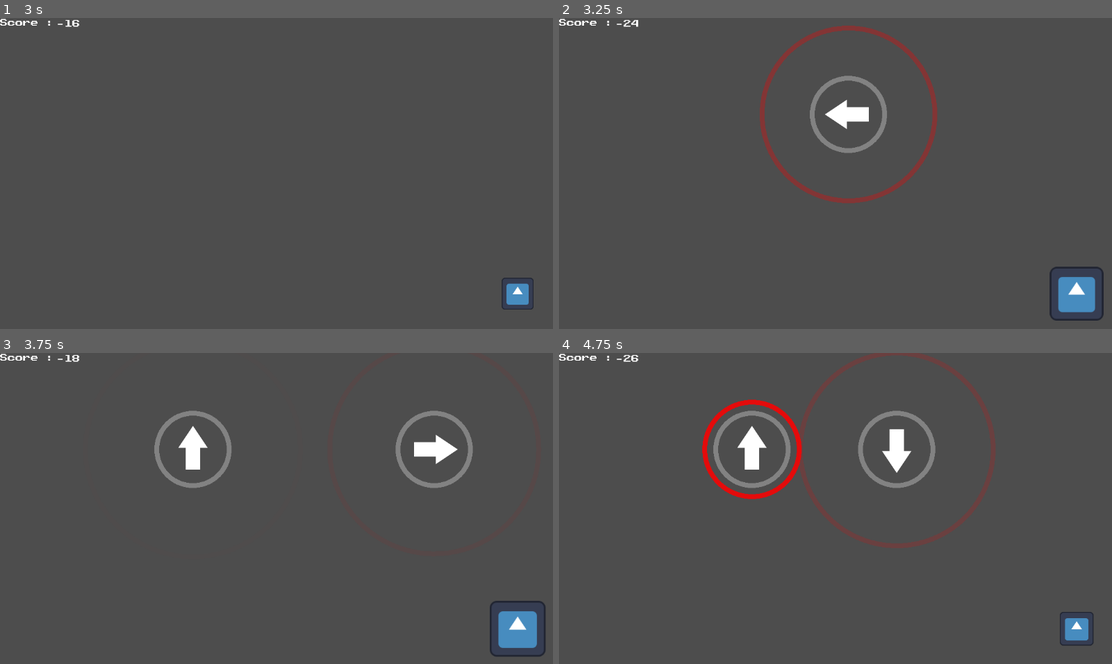
Above: before the commit, frames 1-4 (two rows, left to right).
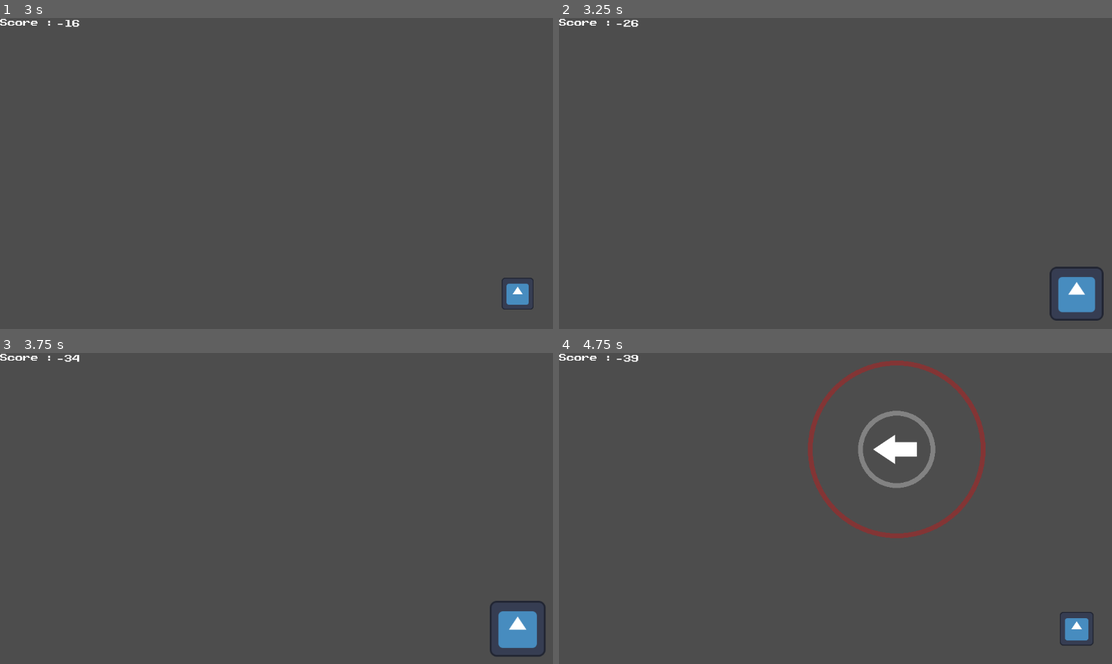
Above: after the commit, the same moments.

Repository: Mastoast/AntiCapitalism
Game: Godot game, scene res://scenes/test_scene.tscn
Two runs of this game, one before a commit and one after it. Both use one fixed random seed, a clock stepped at 60 frames per second and the inputs below. The engine's default icon, where the game draws it, is replaced by a stand-in: a white triangle on a blue panel in a dark square. Sound files missing from this copy of the repository are replaced by a short silence.
Inputs:
- Up to frame 1 (3 s): tap Enter (ui_accept) at 0.5, 0.77, 1.52 s; hold D (input_right) 0.53-1.28 s; hold Space (input_begin) 0.53-1.28 s; tap E (input_action) at 0.6, 1.55, 2.1 s; hold Down (input_down) 1.28-2.03 s; tap Space (input_begin) at 1.35, 2.85 s; hold D (input_right) 2.03-2.78 s; hold Space (input_begin) 2.03-2.78 s; hold Up (input_up) from 2.78 s (still down)
- Up to frame 2 (3.25 s): keep holding Up (input_up); tap Enter (ui_accept) at 3.02 s; tap E (input_action) at 3.05 s
- Up to frame 3 (3.75 s): release Up (input_up) at 3.53 s; hold Left (input_left) from 3.53 s (still down); hold Space (input_begin) from 3.53 s (still down); tap E (input_action) at 3.6 s
- Up to frame 4 (4.75 s): keep holding Left (input_left); tap Enter (ui_accept) at 3.77, 4.52 s; release Space (input_begin) at 4.28 s; tap Space (input_begin) at 4.35 s; tap E (input_action) at 4.55 s

Frame 1 is identical in both runs. In frame 2, 2.6% of the frame differs, in the area x 13-69%, y 0-60%; in frame 3, 2.1%; in frame 4, 5.3%, in the area x 11-79%, y 0-63%.

Commit message:
Add E action

Diff:
--- a/objects/qte.tscn
+++ b/objects/qte.tscn
@@ -20,6 +20,6 @@
 grow_horizontal = 2
 grow_vertical = 2
 
-[node name="DirectionArrowSprite" type="Sprite2D" parent="."]
+[node name="Sprite" type="Sprite2D" parent="."]
 scale = Vector2(0.4, 0.4)
 texture = ExtResource("2_2v87f")
--- a/scripts/Pattern.gd
+++ b/scripts/Pattern.gd
@@ -4,7 +4,11 @@
 	{"input": "input_left", "delay": 1.0, "position": Vector2(200, 200), "timer": 1.0},
 	{"input": "input_right", "delay": 2.0, "position": Vector2(500, 200), "timer": 1.0},
 	{"input": "input_up", "delay": 3.0, "position": Vector2(200, 500), "timer": 2.0},
-	{"input": "input_down", "delay": 3.5, "position": Vector2(800, 500), "timer": 1.0}
+	{"input": "input_down", "delay": 3.5, "position": Vector2(800, 500), "timer": 1.0},
+	{"input": "input_action", "delay": 5.0, "position": Vector2(800, 500), "timer": 1.0},
+	{"input": "input_left", "delay": 5.5, "position": Vector2(200, 200), "timer": 1.0},
+	{"input": "input_action", "delay": 7.0, "position": Vector2(200, 200), "timer": 1.0},
+	{"input": "input_left", "delay": 7.5, "position": Vector2(200, 200), "timer": 1.0}
 ]
 
 const pattern2 = [
--- a/scripts/qte.gd
+++ b/scripts/qte.gd
@@ -9,8 +9,16 @@
 signal qte_succeed
 signal qte_failed
 
-const sprite_dict = {"input_up" : {"rotation": 0}, "input_down" : {"rotation": 180},
-	"input_left" : {"rotation": -90}, "input_right" : {"rotation": 90}}
+var arrow_texture = load("res://sprites/direction_arrow.png")
+var e_texture = load("res://sprites/e_action.png")
+
+const sprite_dict = {
+	"input_up" : {"rotation": 0},
+	"input_down" : {"rotation": 180},
+	"input_left" : {"rotation": -90},
+	"input_right" : {"rotation": 90},
+	"input_action": {"rotation": 0}
+}
 
 var counter = 0.0
 var timer := 1.0
@@ -20,7 +28,11 @@
 	self.timer = timer
 	self.expected_action = action
 	$TextEdit.text = action
-	$DirectionArrowSprite.rotation_degrees = sprite_dict[action]["rotation"]
+	if action == "input_action":
+		$Sprite.texture = e_texture
+	else:
+		$Sprite.texture = arrow_texture
+	$Sprite.rotation_degrees = sprite_dict[action]["rotation"]
 
 func _ready():
 	pass
--- a/scripts/test_scene.gd
+++ b/scripts/test_scene.gd
@@ -48,7 +48,7 @@
 	add_child(new_qte)
 
 func _input(event):
-	if event.is_action_pressed("input_begin") and !current_pattern:
+	if event.is_action_pressed("input_begin") and !current_pattern and buffer_qte.is_empty():
 		buffer_qte = Pattern.pattern1.duplicate(true)
 		return
 	if !event.is_action_type() || !is_expected_action(event):
Binary file added: sprites/e_action.png
Not shown, added: sprites/e_action.png.import
